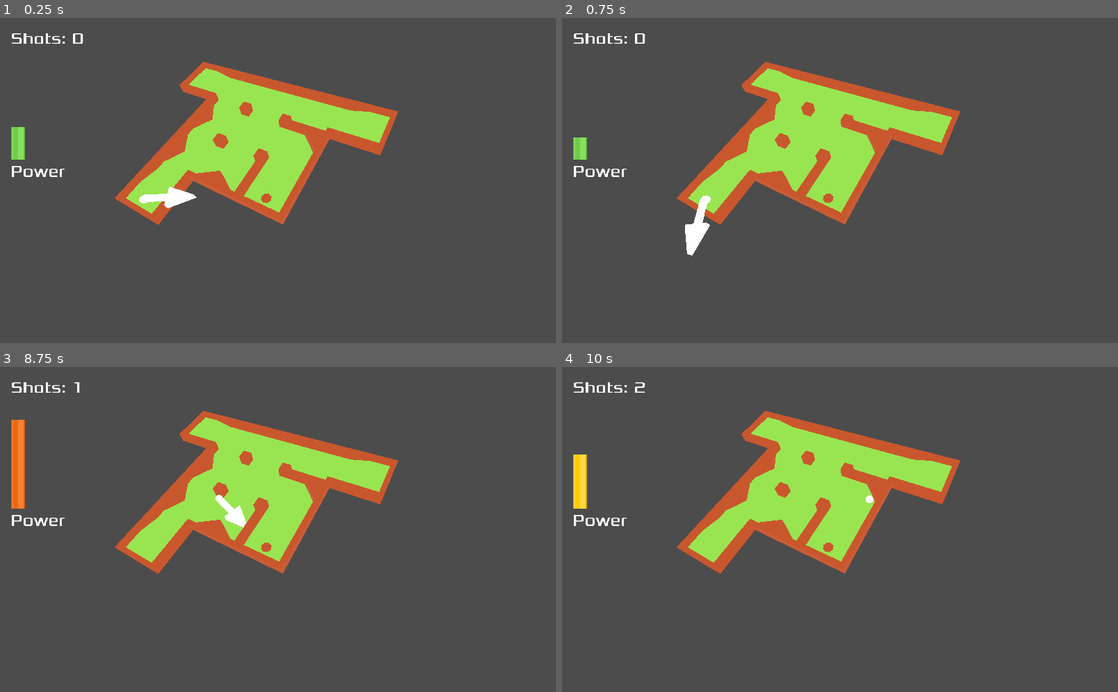
Above: before the commit, frames 1-4 (two rows, left to right).
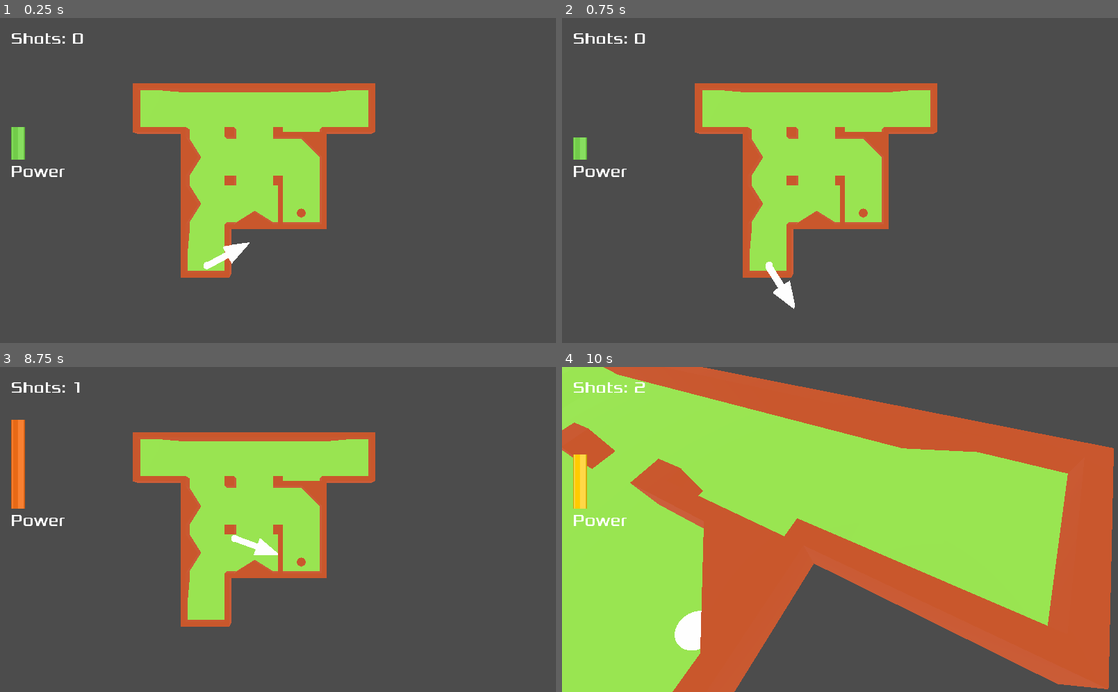
Above: after the commit, the same moments.

Repository: hiperlogic/3D_Minigolf
Game: Godot game, scene res://Main.tscn
The game is run twice, just before and just after one commit, with the same random seed, the same clock (stepped at 60 frames per second) and the same inputs. The project has no main scene, so this scene is started directly.
Inputs (mouse positions are in pixels of both pictures, inside the frame that each line leads up to):
- Up to frame 1 (0.25 s): no input
- Up to frame 2 (0.75 s): tap Enter at 0.5 s; move the mouse to (962, 164) at 0.52 s; press the mouse at (962, 164) at 0.53 s
- Up to frame 3 (8.75 s): move the mouse to (166, 545) at 1.27 s; release the mouse at (166, 545) at 1.28 s; click (166, 545) at 1.35 s; move the mouse to (333, 458) at 2.02 s; press the mouse at (333, 458) at 2.03 s; move the mouse to (250, 594) at 2.77 s; release the mouse at (250, 594) at 2.78 s; click (250, 594) at 2.85 s; tap Space at 3.5, 6.5, 8 s; move the mouse to (444, 578) at 3.52 s; press the mouse at (444, 578) at 3.53 s; move the mouse to (111, 480) at 4.27 s; release the mouse at (111, 480) at 4.28 s; click (111, 480) at 4.35 s; move the mouse to (305, 529) at 5.02 s; press the mouse at (305, 529) at 5.03 s; tap Enter at 5.75, 7.25 s; move the mouse to (194, 448) at 5.77 s; release the mouse at (194, 448) at 5.78 s; click (194, 448) at 5.85 s; move the mouse to (400, 513) at 6.52 s; press the mouse at (400, 513) at 6.53 s; move the mouse to (166, 545) at 7.27 s; release the mouse at (166, 545) at 7.28 s; click (166, 545) at 7.35 s; move the mouse to (333, 458) at 8.02 s; press the mouse at (333, 458) at 8.03 s
- Up to frame 4 (10 s): move the mouse to (812, 594) at 8.77 s; release the mouse at (812, 594) at 8.78 s; click (812, 594) at 8.85 s; move the mouse to (1006, 578) at 9.52 s; press the mouse at (1006, 578) at 9.53 s

The runs differ from the first frame. In frame 1, 13% of the frame differs, in the area x 20-72%, y 13-80%; in frame 2, 13%; in frame 3, 13%; in frame 4, 69%, in the area x 0-100%, y 0-100%.

Commit message:
Alone in the Dark Cameras!

Diff:
--- a/Main.gd
+++ b/Main.gd
@@ -19,6 +19,7 @@
 # Place the ball in the Tee
 ###
 func _ready():
+	$Camera.current=true
 	$Arrow.hide()
 	$Ball.transform.origin = $Tee.transform.origin
 	change_state(SET_ANGLE)
@@ -100,3 +101,14 @@
 func _on_Ball_stopped():
 	if state == SHOOT:
 		change_state(SET_ANGLE)
+
+
+func _on_Area_body_entered(body):
+	if body.name == 'Ball':
+		$Camera2.current = true
+
+
+func _on_Cam3_body_entered(body):
+	if body.name == 'Ball':
+		$Camera3.current = true
+	pass # Replace with function body.
--- a/Main.tscn
+++ b/Main.tscn
@@ -1,10 +1,13 @@
-[gd_scene load_steps=8 format=2]
+[gd_scene load_steps=9 format=2]
 
 [ext_resource path="res://TileScene/GolfMesh.tres" type="MeshLibrary" id=1]
 [ext_resource path="res://Items/Ball/Ball.tscn" type="PackedScene" id=2]
 [ext_resource path="res://Items/Arrow/Arrow.tscn" type="PackedScene" id=3]
 [ext_resource path="res://UI/UI.tscn" type="PackedScene" id=4]
 [ext_resource path="res://Main.gd" type="Script" id=5]
+
+[sub_resource type="BoxShape" id=3]
+extents = Vector3( 1.98691, 0.777789, 2.44553 )
 
 [sub_resource type="Environment" id=1]
 ambient_light_color = Color( 1, 1, 1, 1 )
@@ -26,10 +29,26 @@
 
 [node name="Camera" type="Camera" parent="."]
 transform = Transform( 1, 0, 0, 0, -4.37114e-08, 1, 0, -1, -4.37114e-08, 0, 10.9743, 0 )
+current = true
 
 [node name="Camera2" type="Camera" parent="."]
-transform = Transform( 0.870752, -0.36417, 0.33041, -0.116443, 0.50012, 0.858091, -0.477736, -0.785659, 0.393076, 3.88626, 8.41631, 3.96961 )
+transform = Transform( 0.870752, -0.36417, 0.33041, -0.116443, 0.50012, 0.858091, -0.477736, -0.785659, 0.393076, 2.84356, 3.06744, -1.49566 )
+
+[node name="Area" type="Area" parent="Camera2"]
+
+[node name="CollisionShape" type="CollisionShape" parent="Camera2/Area"]
+transform = Transform( 0.861277, 0.430598, -0.26979, -0.446977, 0.894545, 0.000807375, 0.241687, 0.119895, 0.962919, 0, 0, 0 )
+shape = SubResource( 3 )
+
+[node name="Camera3" type="Camera" parent="."]
+transform = Transform( -0.993192, -0.0614957, -0.098935, -0.0910989, 0.939346, 0.330651, 0.0726006, 0.337413, -0.938553, 0.972032, 5.70008, -5.74325 )
 current = true
+
+[node name="Cam3" type="Area" parent="Camera3"]
+
+[node name="CollisionShape" type="CollisionShape" parent="Camera3/Cam3"]
+transform = Transform( 0.999999, -2.23517e-08, 5.21541e-08, 5.02914e-08, 0.866024, 0.5, -1.49012e-08, -0.5, 0.866024, 0.260023, -2.51097, -7.81125 )
+shape = SubResource( 3 )
 
 [node name="WorldEnvironment" type="WorldEnvironment" parent="."]
 environment = SubResource( 1 )
@@ -52,5 +71,7 @@
 
 [node name="UI" parent="." instance=ExtResource( 4 )]
 
+[connection signal="body_entered" from="Camera2/Area" to="." method="_on_Area_body_entered"]
+[connection signal="body_entered" from="Camera3/Cam3" to="." method="_on_Cam3_body_entered"]
 [connection signal="body_entered" from="Hole" to="." method="_on_Hole_body_entered"]
 [connection signal="stopped" from="Ball" to="." method="_on_Ball_stopped"]
